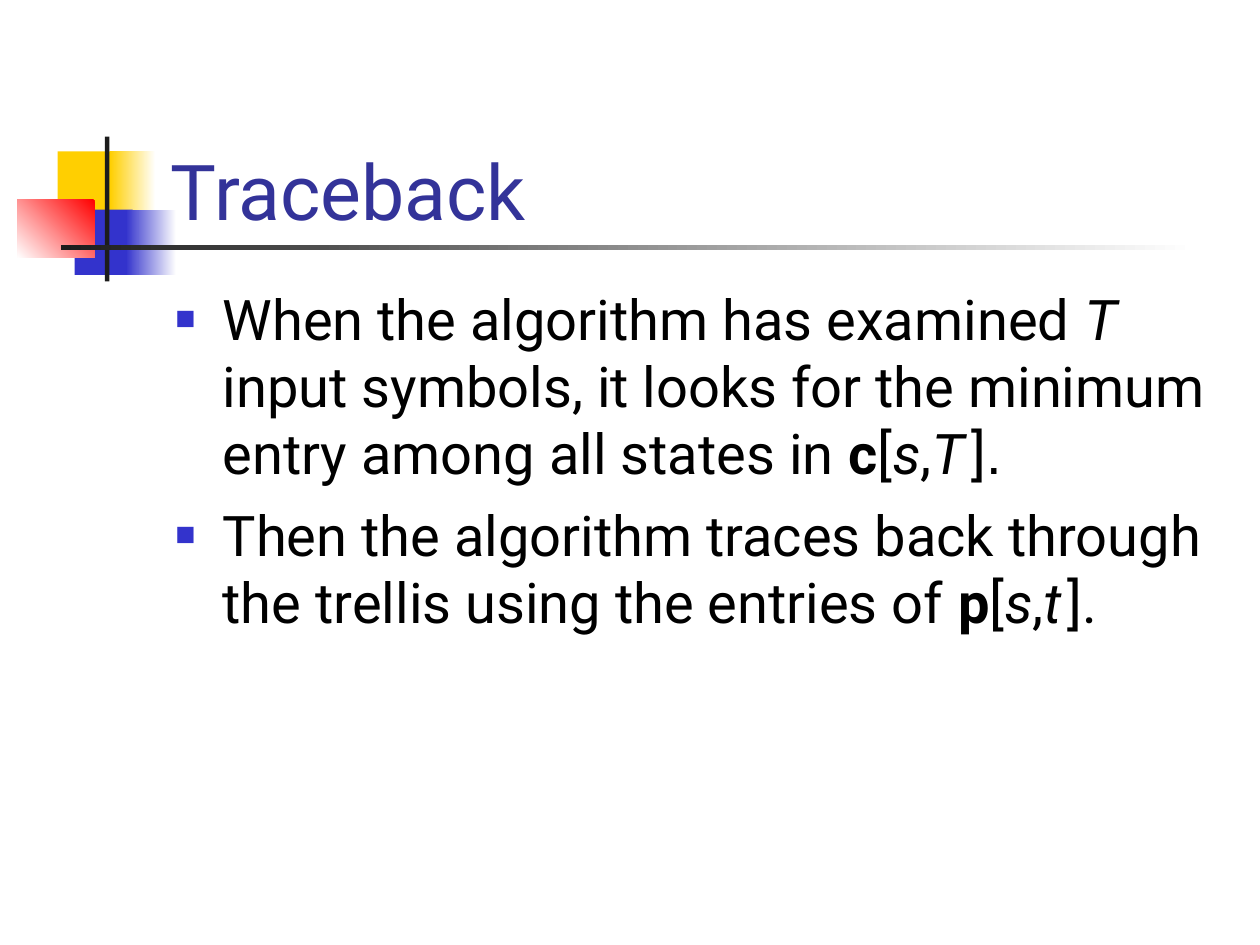
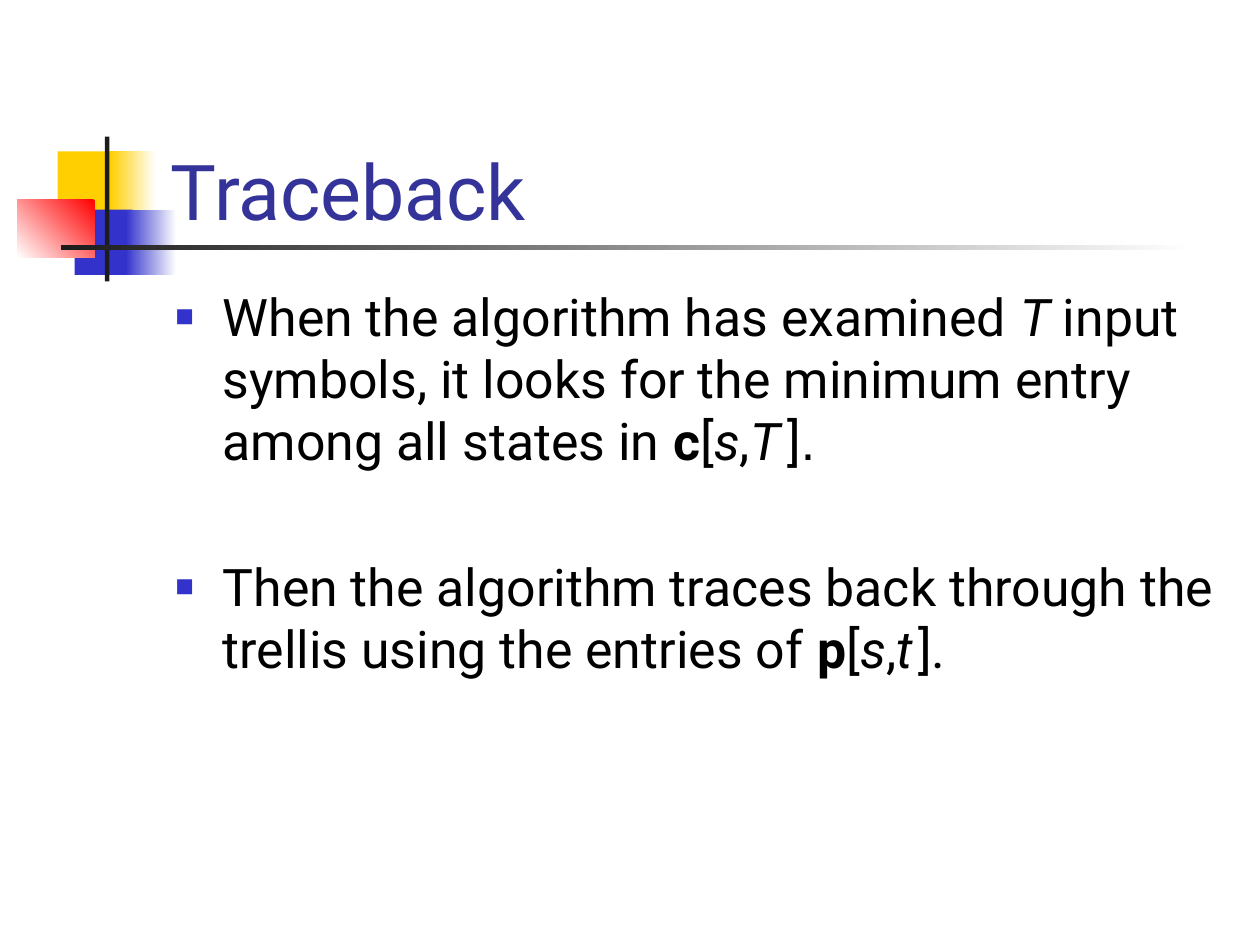
Before and after one commit to rrnewton/StreamIt, a slide deck: slide 12 of streams/apps/applications/hdtv/docs/Viterbi-Decoding.ppt. Drawn at 1260x945 pixels with LibreOffice and Linux fonts; fonts in the diff are those of the drawing. Boxes give left, top, right and bottom in pixels: in the first picture for what was removed or moved away, otherwise in the second. Text is boxed around its words. In the diff, an @@ line names an element or a change of style, - is before the commit and + after.

```diff
--- a/streams/apps/applications/hdtv/docs/Viterbi-Decoding.ppt
+++ b/streams/apps/applications/hdtv/docs/Viterbi-Decoding.ppt
@@ text "When the algorithm has examined ..." at [223,297,1213,679]: size 32 to 29.6 pt @@
```
Also in this commit, not shown: 4 other slides changed, 1 other file.
